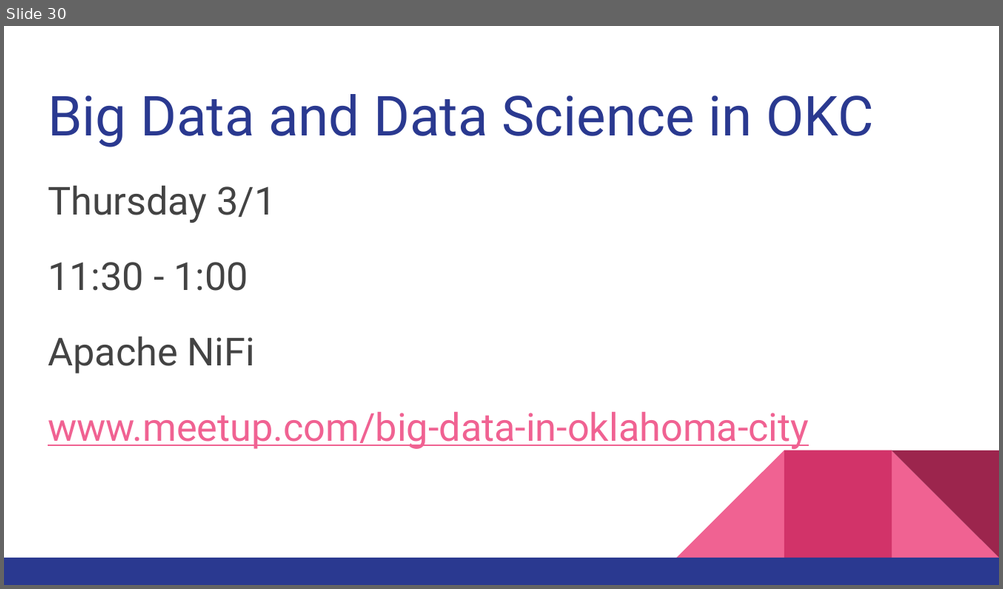
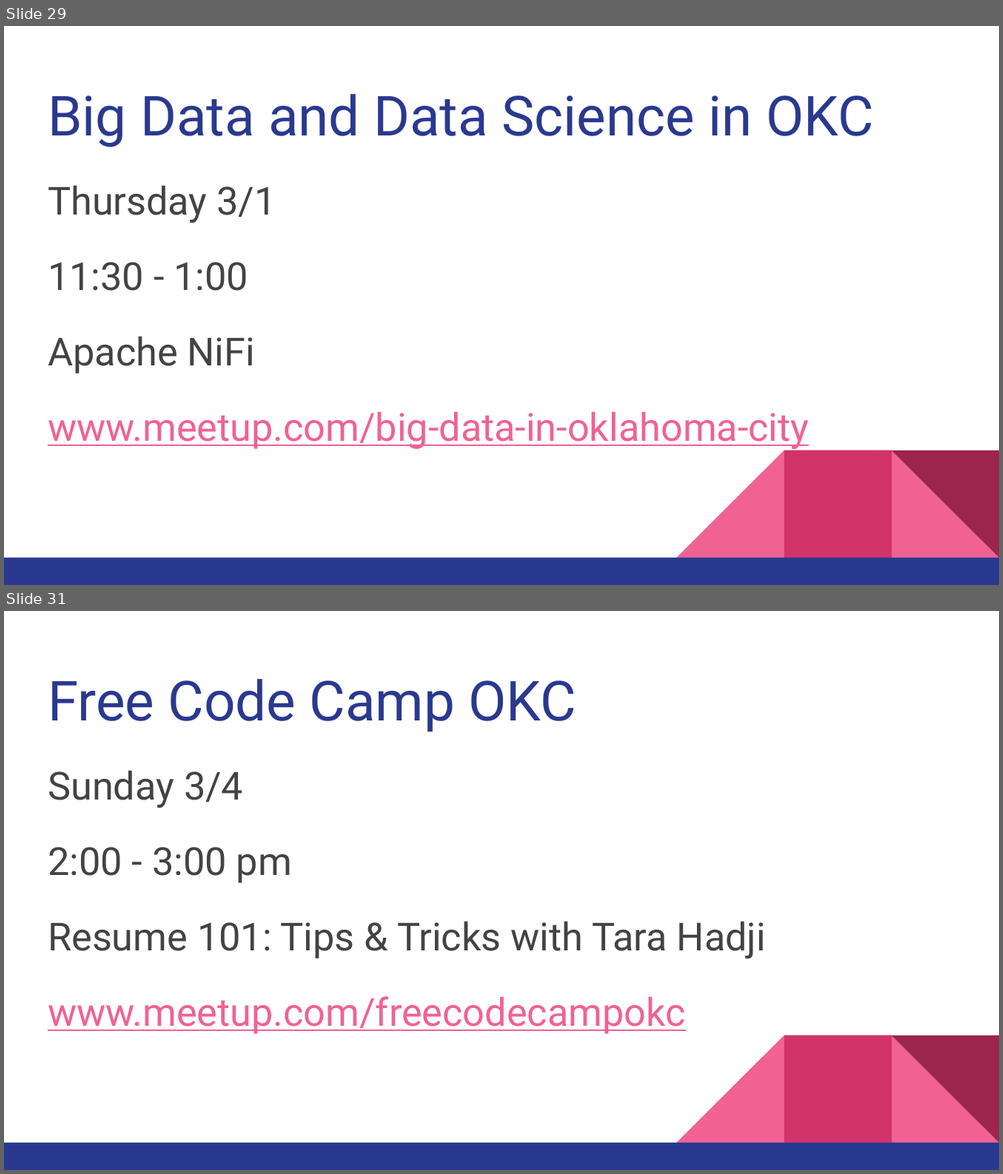
Before and after one commit to kacollins/slideshows, a slide deck: 2018-02-01.pptx. Shown one above the other, each under a label of ours: slide 30 before the commit, slides 29 and 31 after it; the slides between them are not shown. The pictures are 1003x589 and 1003x1174 pixels, drawn with LibreOffice and Linux fonts; fonts in the diff are those of the drawing. Boxes give left, top, right and bottom in pixels: in the first picture for what was removed or moved away, otherwise in the second. Text is boxed around its words. In the diff, an @@ line names an element or a change of style, - is before the commit and + after.

```diff
--- a/2018-02-01.pptx
+++ b/2018-02-01.pptx
@@ slide 31 added at (4, 611, 999, 1170), background #FFFFFF; not listed: 5 template elements that a slide beside it also shows @@
@@ title added at (48, 679, 577, 732), 40 pt, text #2A3990 @@
+Free Code Camp OKC
@@ text added at (48, 771, 765, 1034), 28 pt, text #434343 @@
+Sunday 3/4
+2:00 - 3:00 pm
+Resume 101: Tips & Tricks with Tara Hadji
+www.meetup.com/freecodecampokc
@@ what was slide 30 is now slide 29 @@
```
Also in this commit, not shown: 2 slides changed, 2 other slides added.
